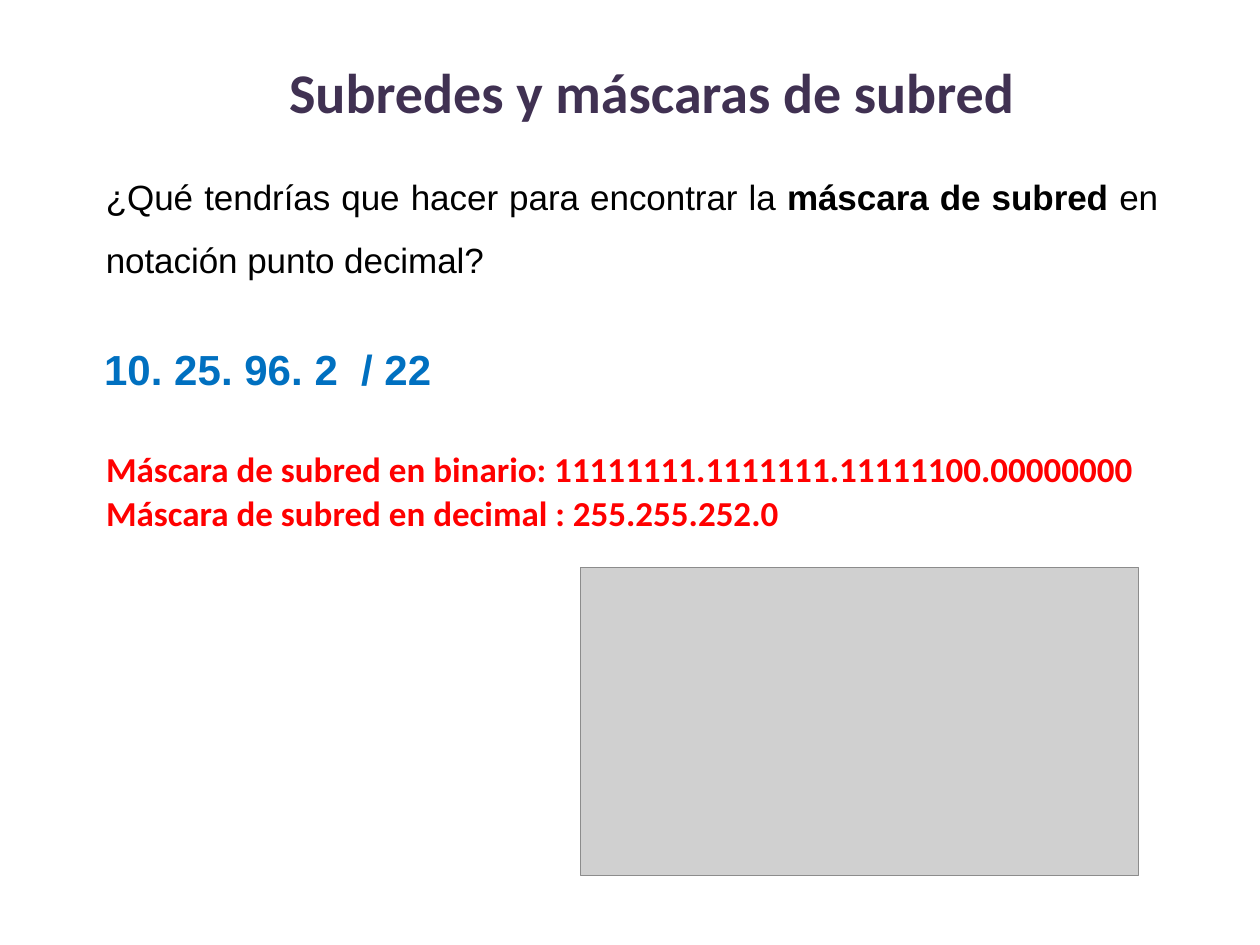
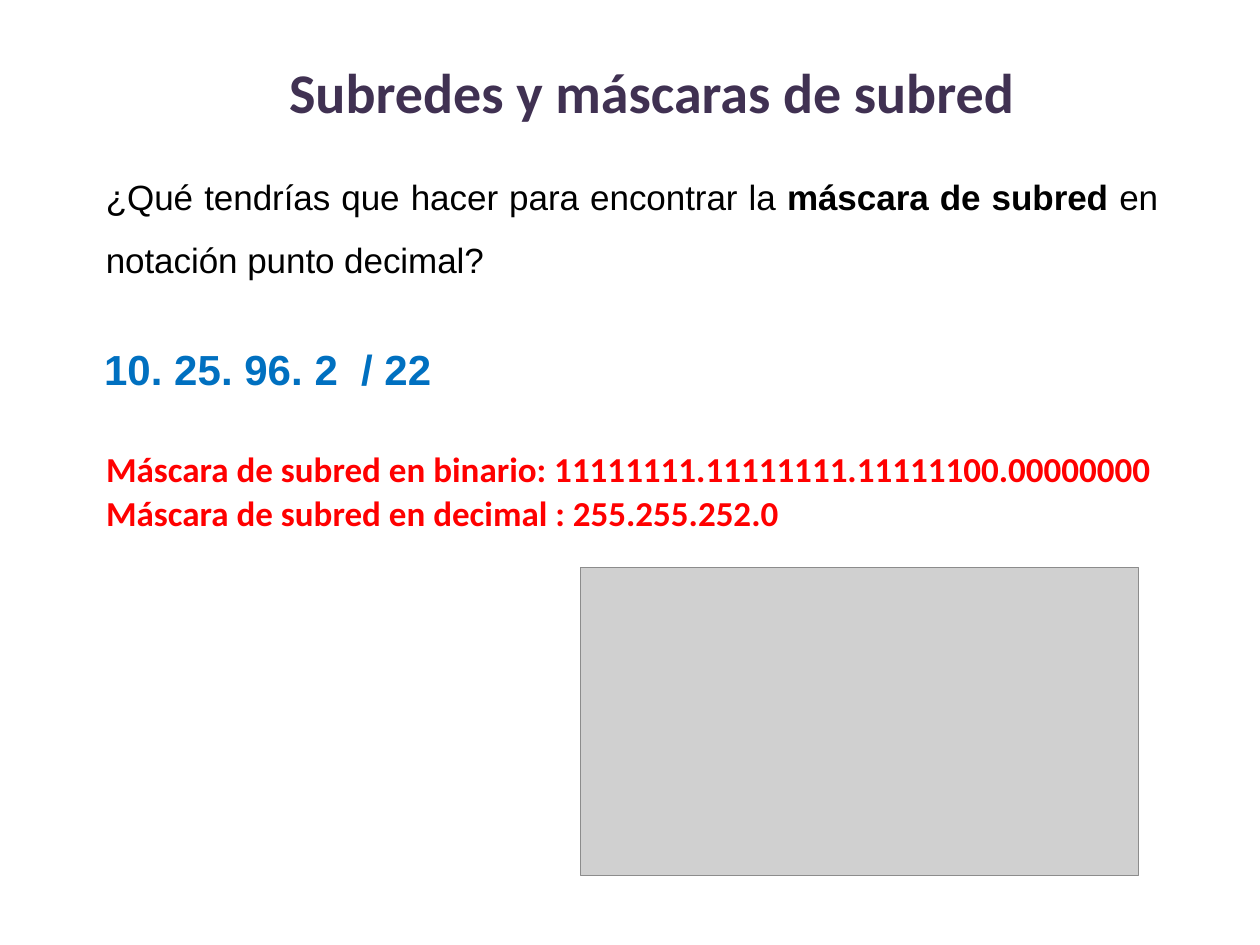
Before and after one commit to lizetheP/WAN, a slide deck: slide 13 of Calendario2026/Presentaciones/1_DireccionamientoIPv4.pptx. Drawn at 1260x945 pixels with LibreOffice and Linux fonts; fonts in the diff are those of the drawing; grey boxes stand for pictures. Boxes give left, top, right and bottom in pixels: in the first picture for what was removed or moved away, otherwise in the second. Text is boxed around its words. In the diff, an @@ line names an element or a change of style, - is before the commit and + after.

```diff
--- a/Calendario2026/Presentaciones/1_DireccionamientoIPv4.pptx
+++ b/Calendario2026/Presentaciones/1_DireccionamientoIPv4.pptx
@@ text at (106,457,1150,483): text changed @@
-Máscara de subred en binario: 11111111.1111111.11111100.00000000
+Máscara de subred en binario: 11111111.11111111.11111100.00000000
```
Also in this commit, not shown: 16 other files.
